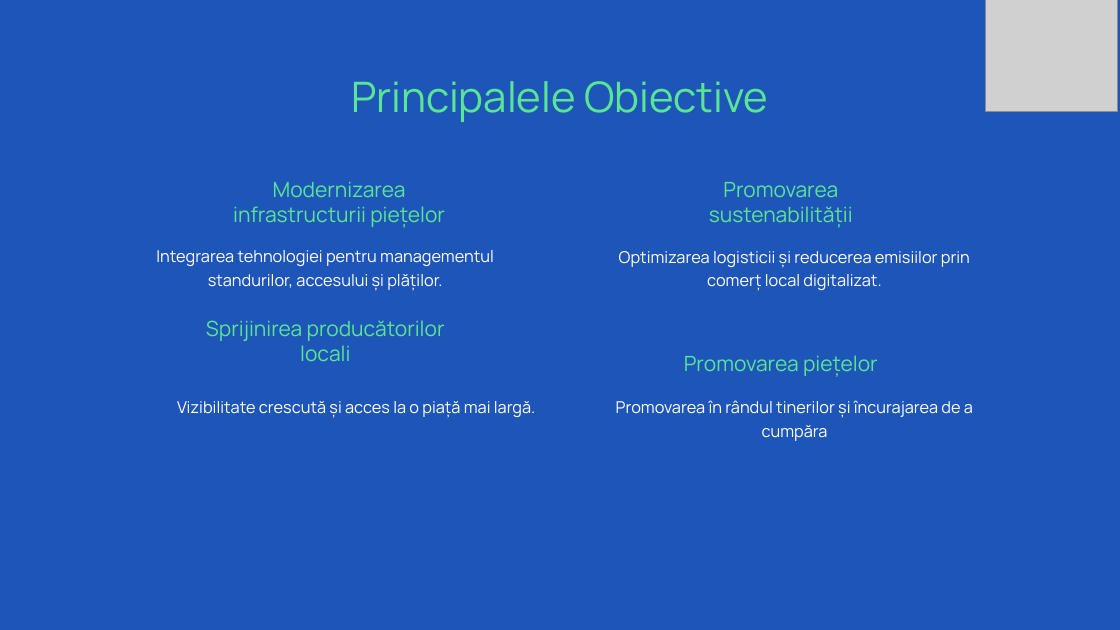
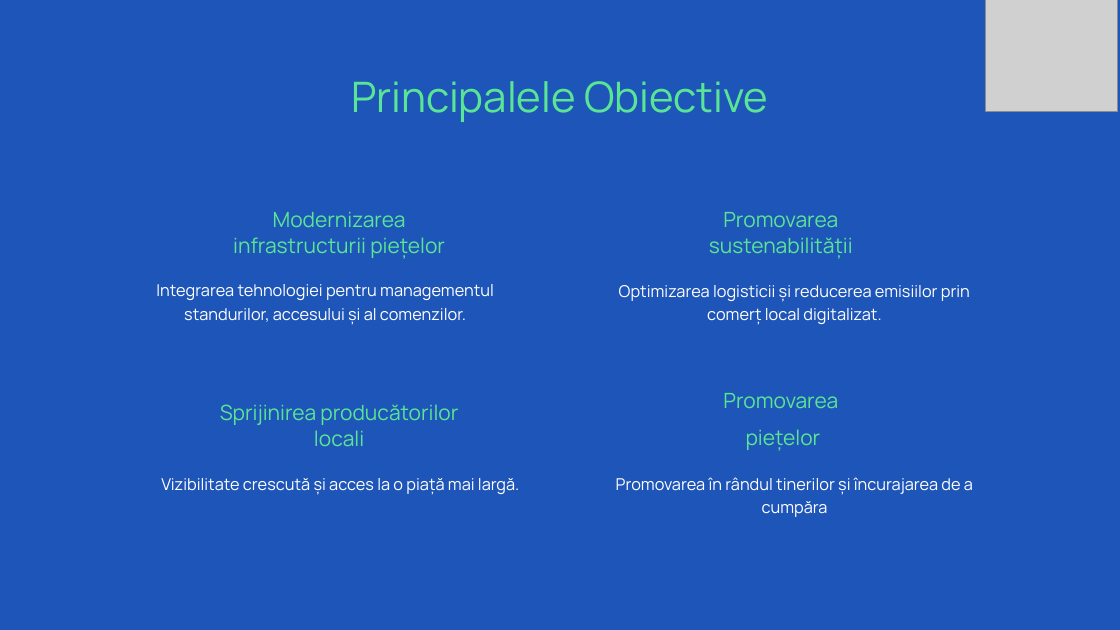
Before and after one commit to robertnitu02/proiect-diploma, a slide deck: slide 2 of word/prezentare.pptx. Drawn at 1120x630 pixels with LibreOffice and Linux fonts; fonts in the diff are those of the drawing; grey boxes stand for pictures; background and template pictures are left out. Boxes give left, top, right and bottom in pixels: in the first picture for what was removed or moved away, otherwise in the second. Text is boxed around its words. In the diff, an @@ line names an element or a change of style, - is before the commit and + after.

```diff
--- a/word/prezentare.pptx
+++ b/word/prezentare.pptx
@@ text "Modernizarea infrastructurii piețelor": place and size @@
-text "Modernizarea infrastructurii piețelor" at bbox=[233, 182, 445, 228]
+text "Modernizarea infrastructurii piețelor" at bbox=[233, 212, 445, 259]
@@ text "Promovarea sustenabilității": place and size @@
-text "Promovarea sustenabilității" at bbox=[709, 182, 853, 228]
+text "Promovarea sustenabilității" at bbox=[709, 212, 853, 259]
@@ text at bbox=[156, 284, 494, 325]: text changed @@
-Integrarea tehnologiei pentru managementul standurilor, accesului și plăților.
+Integrarea tehnologiei pentru managementul standurilor, accesului și al comenzilor.
@@ text "Optimizarea logisticii și reducerea emisiilor ...": place and size @@
-text "Optimizarea logisticii și reducerea emisiilor ..." at bbox=[619, 251, 970, 291]
+text "Optimizarea logisticii și reducerea emisiilor ..." at bbox=[619, 285, 970, 325]
@@ text "Sprijinirea producătorilor locali": place and size @@
-text "Sprijinirea producătorilor locali" at bbox=[206, 320, 445, 361]
+text "Sprijinirea producătorilor locali" at bbox=[220, 404, 458, 446]
@@ text at bbox=[723, 393, 838, 451]: text changed @@
-Promovarea piețelor
+Promovarea
+piețelor
@@ text "Vizibilitate crescută și acces la ...": place and size @@
-text "Vizibilitate crescută și acces la ..." at bbox=[177, 401, 535, 418]
+text "Vizibilitate crescută și acces la ..." at bbox=[161, 478, 519, 495]
@@ text "Promovarea în rândul tinerilor și ...": place and size @@
-text "Promovarea în rândul tinerilor și ..." at bbox=[616, 400, 973, 441]
+text "Promovarea în rândul tinerilor și ..." at bbox=[616, 477, 973, 517]
```
Also in this commit, not shown: 9 other slides changed, 2 slides added, 1 slide removed.
